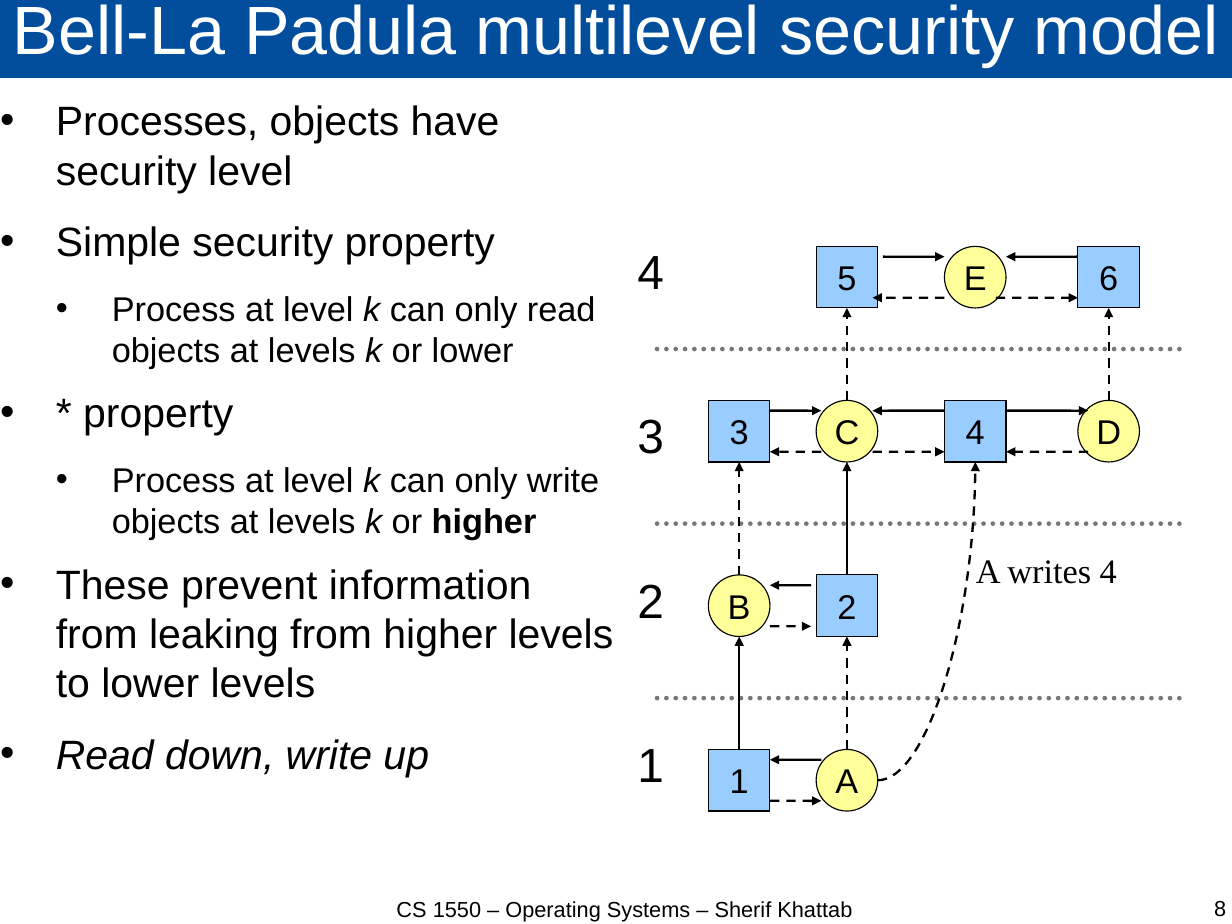
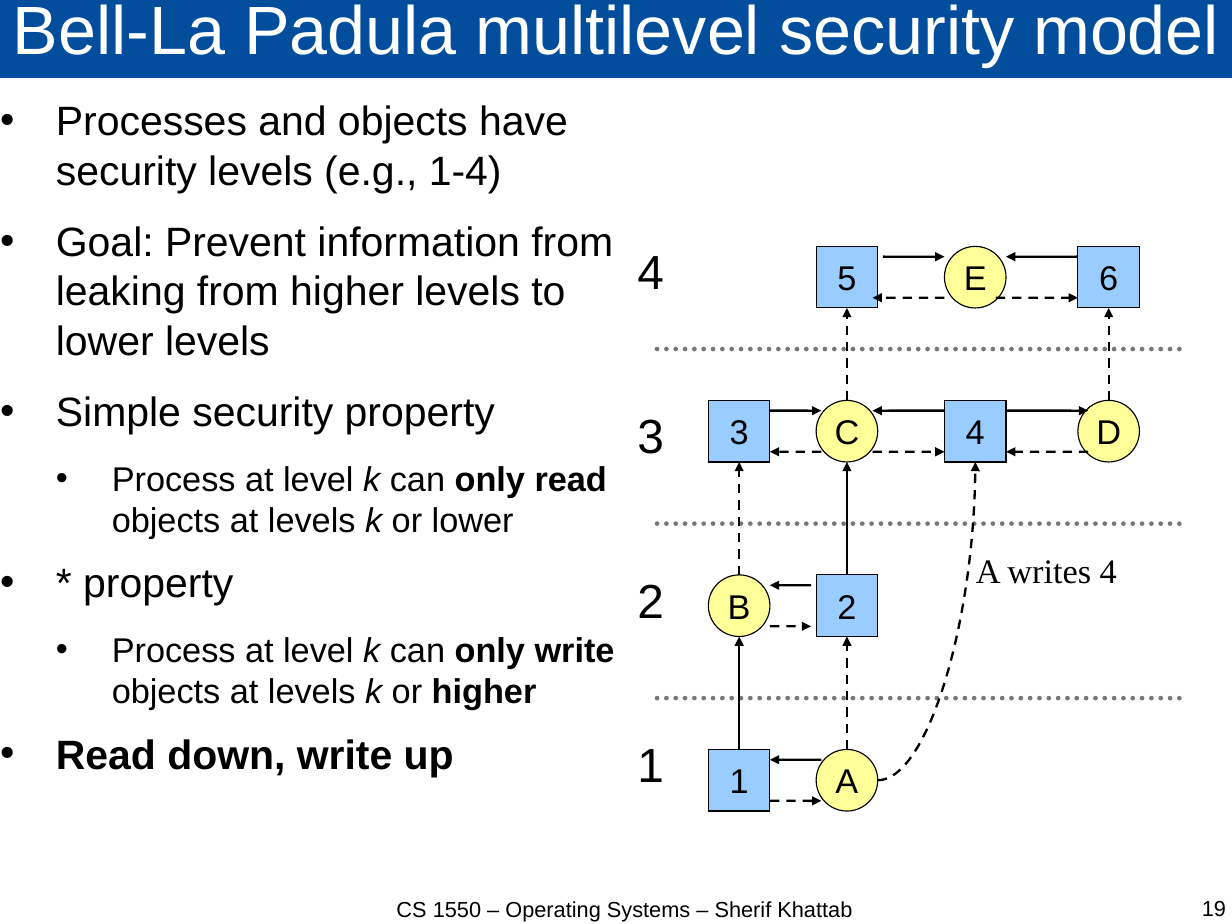
Before and after one commit to cs1550-2244/cs1550-code-handouts, a slide deck: slide 19 of DraftSlides/Lecture26.pptx (slide 8 before the commit). Drawn at 1232x924 pixels with LibreOffice and Linux fonts; fonts in the diff are those of the drawing. Boxes give left, top, right and bottom in pixels: in the first picture for what was removed or moved away, otherwise in the second. Text is boxed around its words. In the diff, an @@ line names an element or a change of style, - is before the commit and + after.

```diff
--- a/DraftSlides/Lecture26.pptx
+++ b/DraftSlides/Lecture26.pptx
@@ text at box(56, 105, 613, 356): text changed @@
-• Processes, objects have security level
+• Processes and objects have security levels (e.g., 1-4)
+• Goal: Prevent information from leaking from higher levels to lower levels
@@ text at box(56, 466, 615, 777): bold on in "only read", "only write", "Read down, write up"; italic off in "Read down, write up" @@
@@ text at box(56, 569, 614, 698): paragraph removed @@
-• These prevent information from leaking from higher levels to lower levels
@@ page number at box(1202, 901, 1226, 917): text changed @@
-8
+19
```
Also in this commit, not shown: 9 other slides changed, 12 slides added, 6 slides removed, 3 other files.
